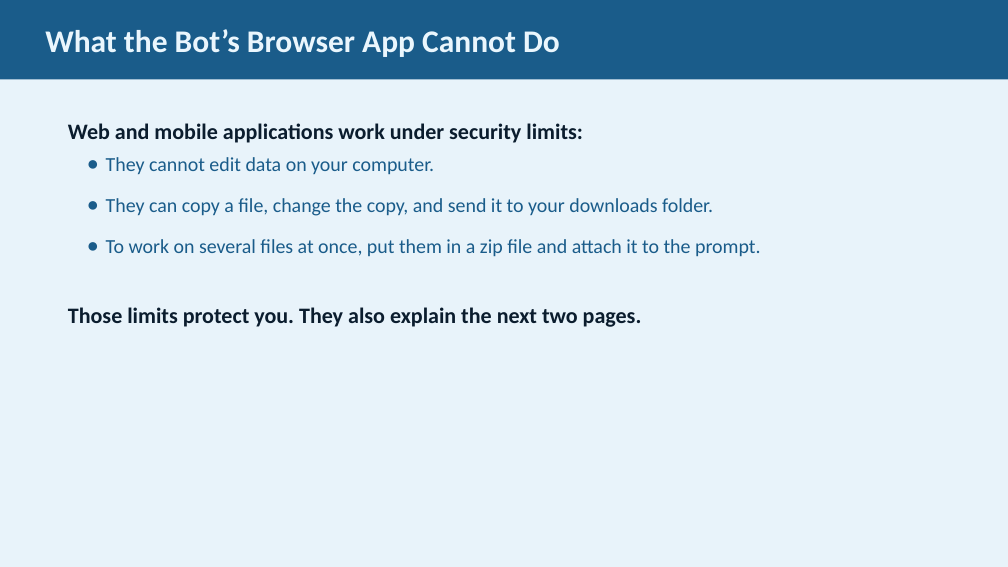
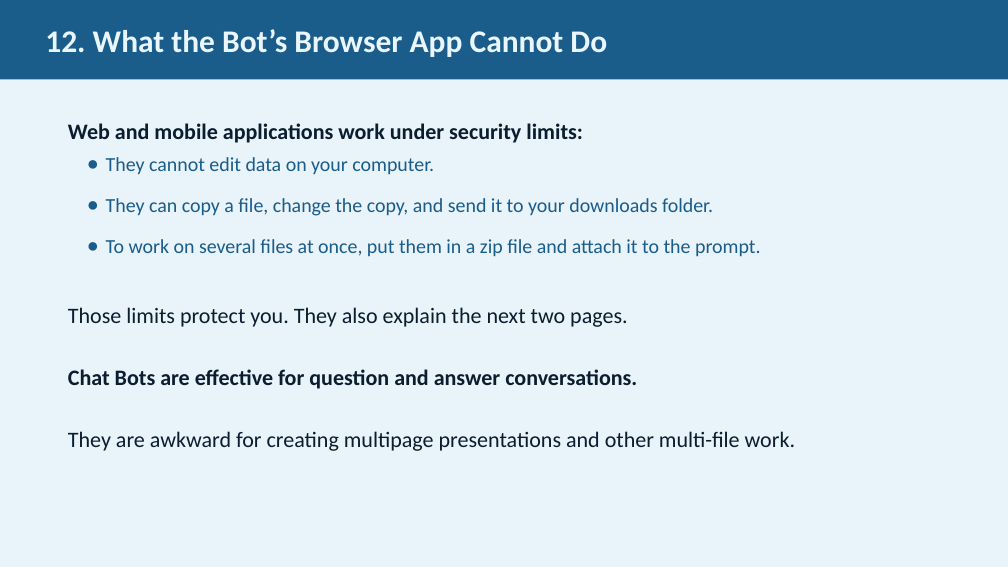
Before and after one commit to JimFawcett/NewSite, a slide deck: slide 12 of AI Presentation 2026/AI_Presentation.pptx (slide 11 before the commit). Drawn at 1008x567 pixels with LibreOffice and Linux fonts; fonts in the diff are those of the drawing. Boxes give left, top, right and bottom in pixels: in the first picture for what was removed or moved away, otherwise in the second. Text is boxed around its words. In the diff, an @@ line names an element or a change of style, - is before the commit and + after.

```diff
--- a/AI Presentation 2026/AI_Presentation.pptx
+++ b/AI Presentation 2026/AI_Presentation.pptx
@@ text in rectangle at box(45, 29, 607, 57): text changed @@
-What the Bot’s Browser App Cannot Do
+12. What the Bot’s Browser App Cannot Do
@@ text at box(68, 307, 627, 327): bold off in "Those limits protect you. They also explain ..." @@
@@ text at box(68, 369, 795, 451): paragraphs added @@
+Chat Bots are effective for question and answer conversations.
+They are awkward for creating multipage presentations and other multi-file work.
```
Also in this commit, not shown: 28 other slides changed, 2 slides added, 15 other files.
